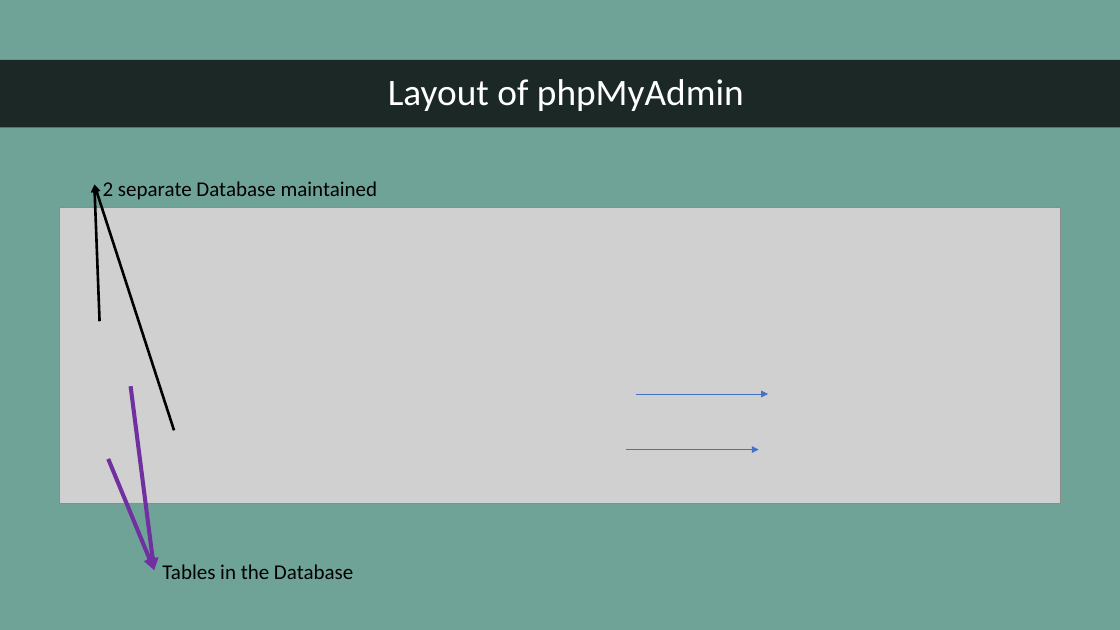
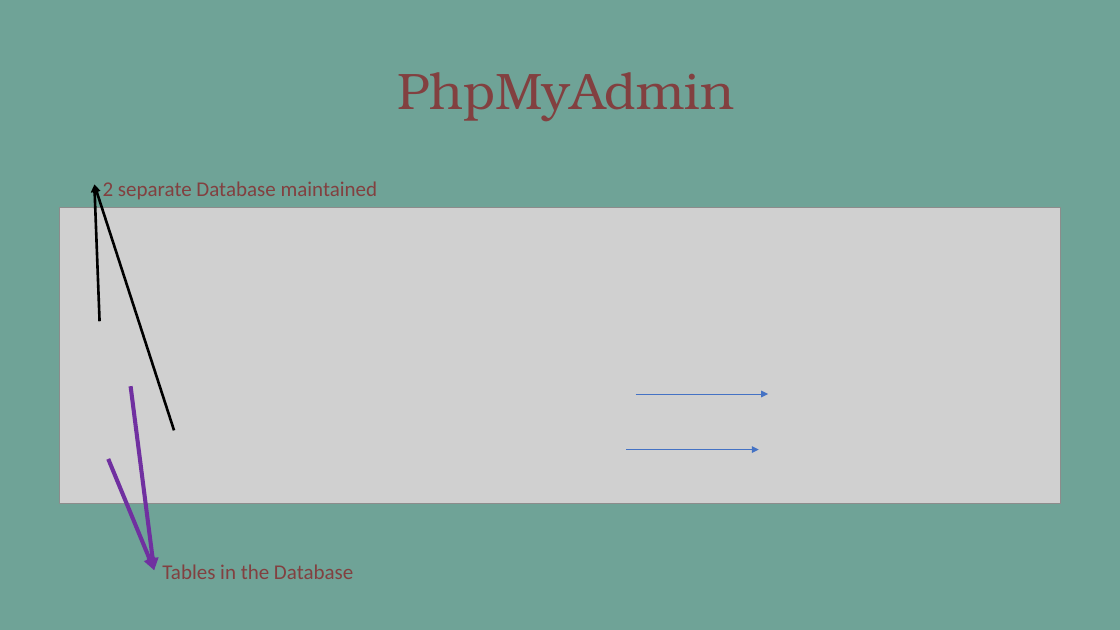
Before and after one commit to Su-Tangnu/NotifyMe, a slide deck: slide 27 of NotifyMe.pptx. Drawn at 1120x630 pixels with LibreOffice and Linux fonts; fonts in the diff are those of the drawing; grey boxes stand for pictures. Boxes give left, top, right and bottom in pixels: in the first picture for what was removed or moved away, otherwise in the second. Text is boxed around its words. In the diff, an @@ line names an element or a change of style, - is before the commit and + after.

```diff
--- a/NotifyMe.pptx
+++ b/NotifyMe.pptx
@@ rectangle removed at bbox=[0, 60, 1120, 128] @@
@@ title at bbox=[398, 72, 734, 121]: text changed; size 32 to 44 pt; font Calibri to TeX Gyre Bonum; text colour #FFFFFF to #824040 @@
-Layout of phpMyAdmin
+PhpMyAdmin
@@ text "2 separate Database maintained" at bbox=[103, 181, 378, 199]: text colour #000000 to #824040 @@
@@ text "Tables in the Database" at bbox=[162, 564, 353, 579]: text colour #000000 to #824040 @@
```
Also in this commit, not shown: 4 other slides changed.
